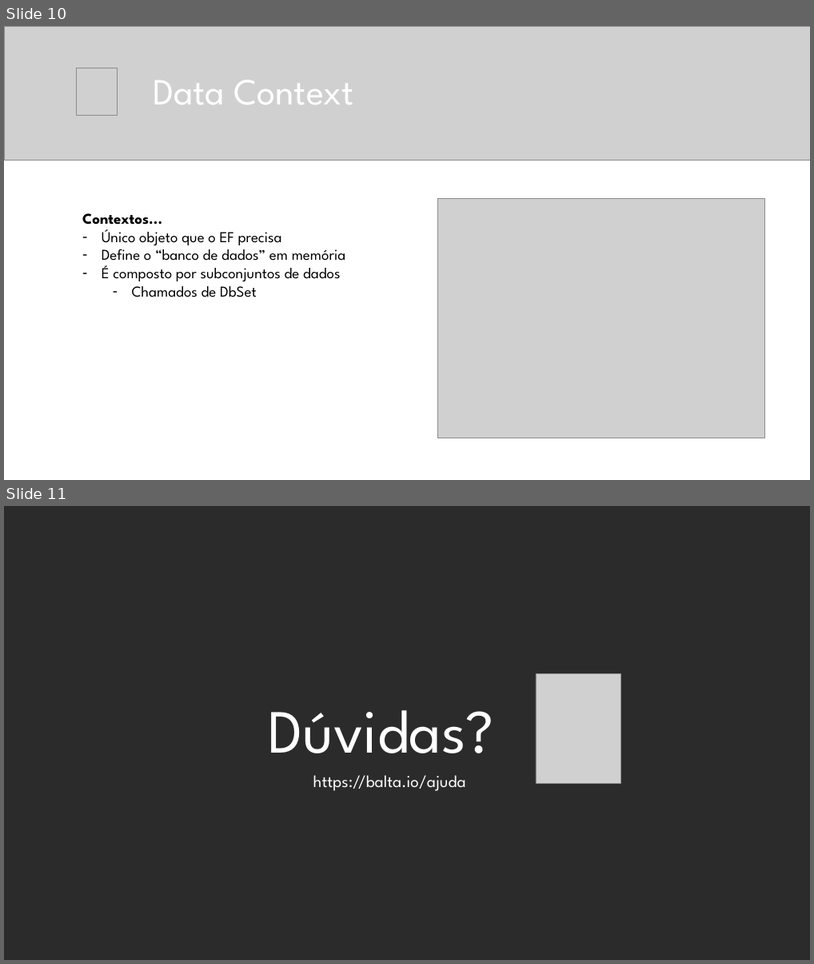
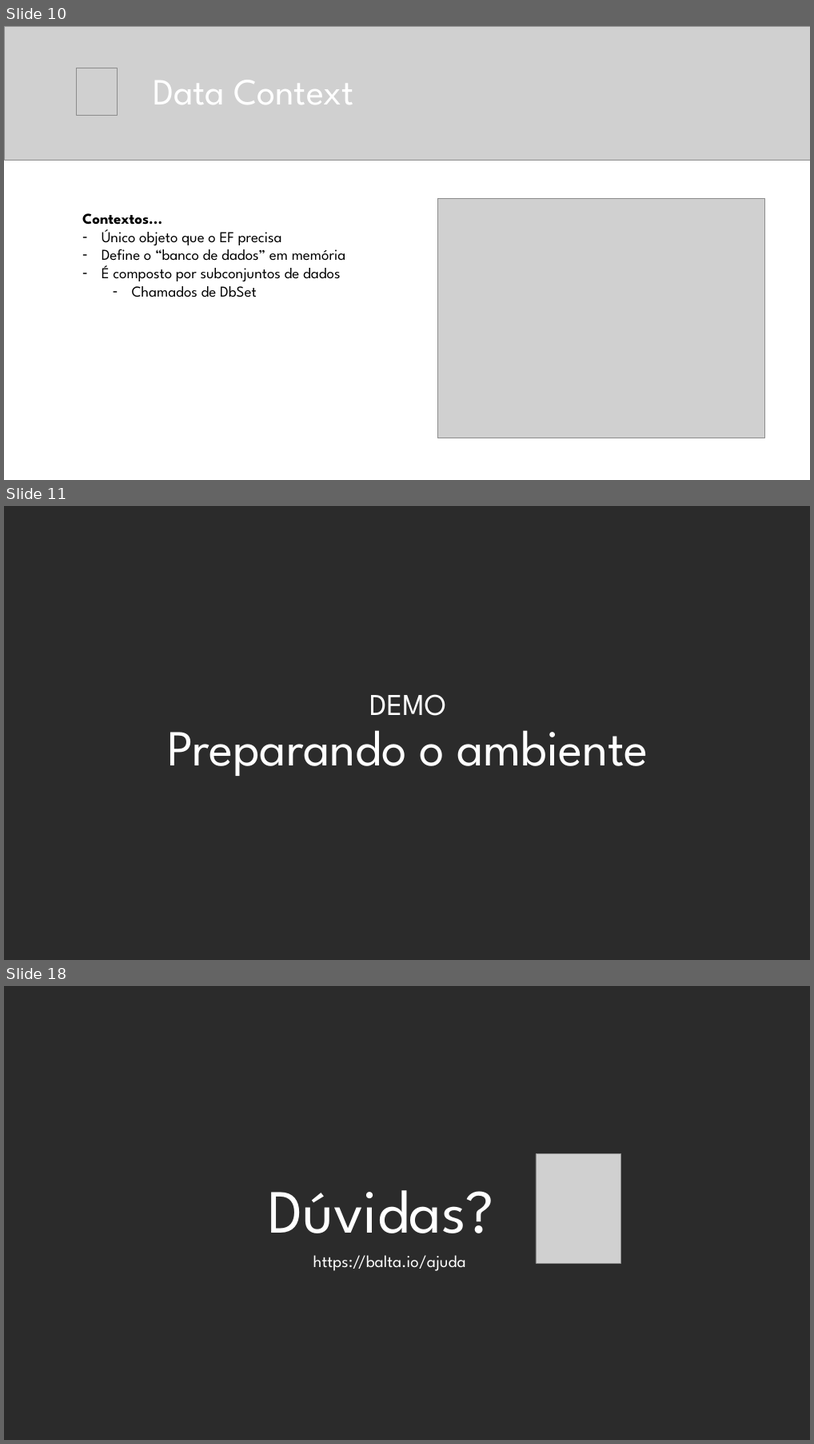
Before and after one commit to balta-io/2808, a slide deck: 2808.pptx. Shown one above the other, each under a label of ours: slides 10 and 11 before the commit, slides 10, 11 and 18 after it; the slides between them are not shown. The pictures are 814x964 and 814x1444 pixels, drawn with LibreOffice and Linux fonts; fonts in the diff are those of the drawing; grey boxes stand for pictures; background and template pictures are left out; a plain dark background stands for a picture behind light text. Boxes give left, top, right and bottom in pixels: in the first picture for what was removed or moved away, otherwise in the second. Text is boxed around its words. In the diff, an @@ line names an element or a change of style, - is before the commit and + after.

```diff
--- a/2808.pptx
+++ b/2808.pptx
@@ slide 11 added at <box>4,506,810,960</box>, background picture (left out) @@
@@ title added at <box>167,694,649,776</box>, 60 pt, text #FFFFFF @@
+DEMO
+Preparando o ambiente
@@ what was slide 11 is now slide 18 @@
```
Also in this commit, not shown: 6 other slides added.
